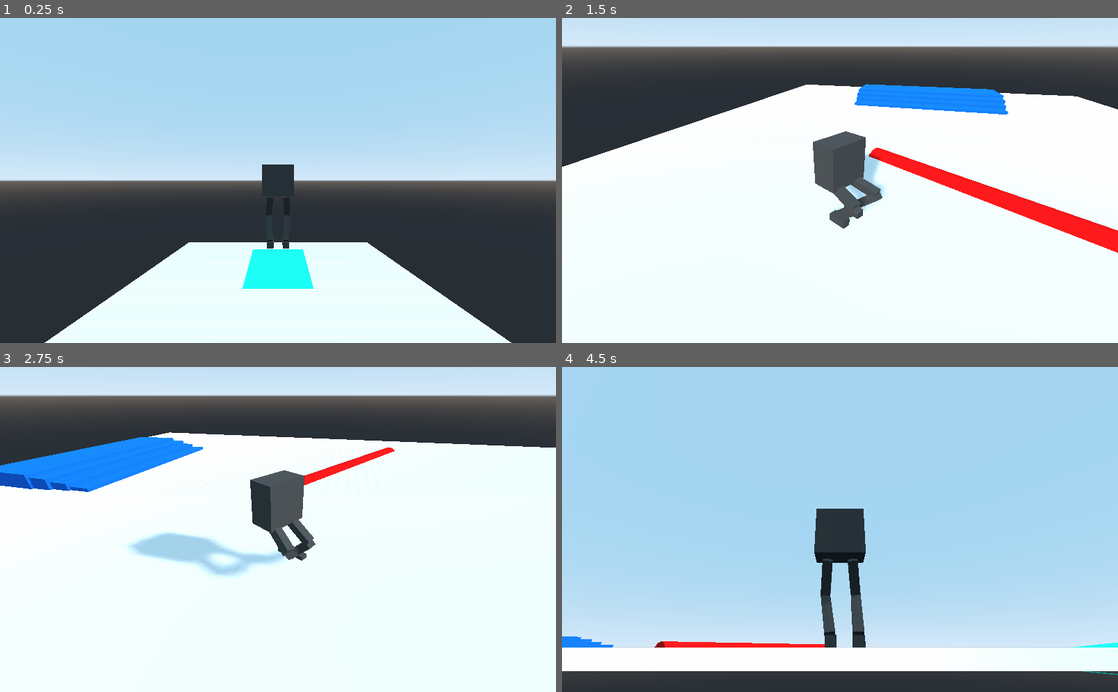
Above: before the commit, frames 1-4 (two rows, left to right).
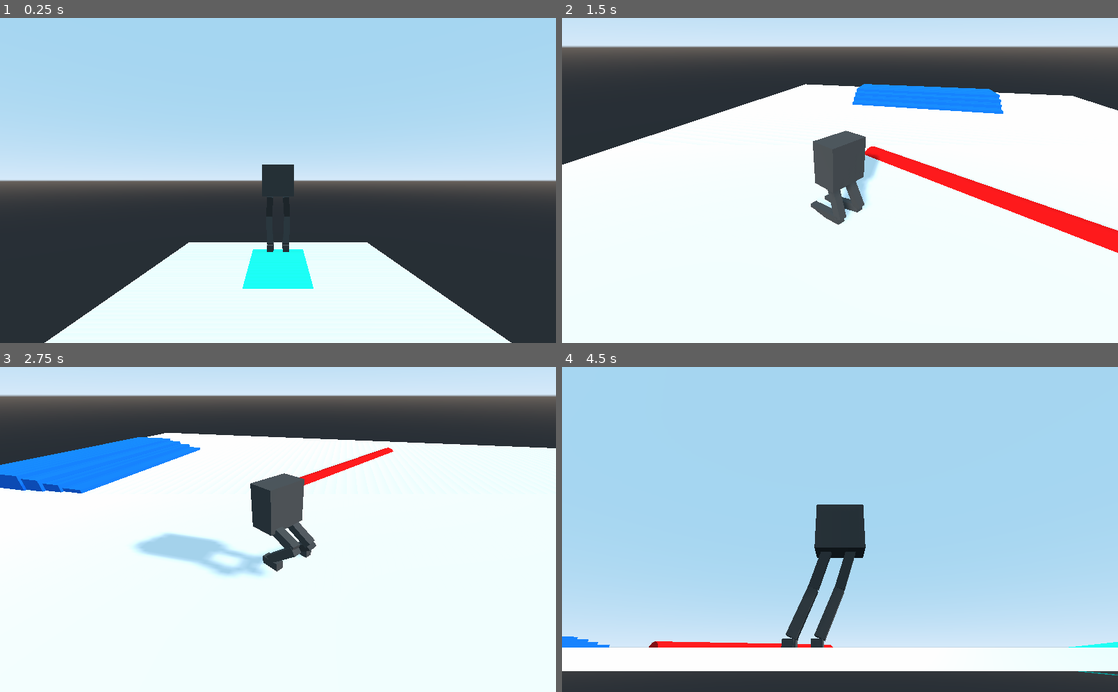
Above: after the commit, the same moments.

Repository: jegor377/ProceduralWalk
Game: Godot game, scene res://world.tscn
Same seed, same stepped clock (60 frames per second), same inputs: the game is played once before the commit and once after it.
Inputs (mouse positions are in pixels of both pictures, inside the frame that each line leads up to):
- Up to frame 1 (0.25 s): no input
- Up to frame 2 (1.5 s): move the mouse to (962, 164) at 0.52 s; hold D (right) 0.53-1.28 s; tap Ctrl (crouch) at 0.6 s; tap Space (jump) at 0.77 s; move the mouse to (728, 196) at 1.27 s; hold S (backward) from 1.28 s (still down); tap C (change_camera) at 1.35 s
- Up to frame 3 (2.75 s): tap Space (jump) at 1.52 s; tap Ctrl (crouch) at 1.55, 2.1 s; move the mouse to (333, 458) at 2.02 s; release S (backward) at 2.03 s; hold D (right) from 2.03 s (still down)
- Up to frame 4 (4.5 s): move the mouse to (812, 594) at 2.77 s; release D (right) at 2.78 s; hold W (forward) 2.78-3.53 s; tap Ctrl (crouch) at 2.85, 3.8, 4.35 s; tap Space (jump) at 3.02, 3.77 s; move the mouse to (1006, 578) at 3.52 s; hold A (left) from 3.53 s (still down); tap C (change_camera) at 3.6 s; move the mouse to (673, 480) at 4.27 s

The runs differ from the first frame. In frame 1, less than 0.1% of the frame differs, in the area x 48-52%, y 55-73%; in frame 2, 1.2%; in frame 3, 1.4%; in frame 4, 2.3%, in the area x 2-100%, y 42-95%.

Commit message:
Made code more readable. - added comments for important variables - added comments for hard to understand part of code - changed method names to be more understandable - removed unnecessary comments from code

Diff:
--- a/player/player.gd
+++ b/player/player.gd
@@ -1,34 +1,55 @@
 extends KinematicCharacter
 
 
+# moving
 export(float) var speed = 10
-export(float) var feet_dist_delta = 0.2
-export(float) var max_left_leg_dist = 0.3
-export(float) var step_time := 0.5
-export(float) var legs_delta := 1.5
-export(float) var step_delta_y := 1.0
-export(NodePath) var spawn_point
+export(float) var speed_change_rate = 15.0
 
 var forward := false
 var backward := false
 var left := false
 var right := false
 
+# animation
+# additional distance from the end of foot's bone to the ground
+# used to make foot be on the ground instead of in the ground.
+export(float) var foot_bone_dist_to_ground = 0
+# maximal distance in which the left leg can move away from proper leg position
+export(float) var max_left_leg_dist = 0.3
+# legs move animation time for both legs
+export(float) var step_anim_time := 0.5
+# additional distance for moving legs a little bit farther in direction of
+# velocity. Allows walk animation to look properly. When human walks he places
+# legs a little bit further in direction of walking.
+export(float) var directional_delta := 1.5
+# the height of lifting foot when animating walk
+export(float) var step_anim_height := 1.0
+# maximum distance between legs in 2D space.
+# it should be calculated but to make it simpler just tweak the value and look
+# if it looks good to you.
+export(float) var max_legs_spread = 3.0
+
 var last_l_leg_pos: Vector3
 var last_r_leg_pos: Vector3
-var dest_l_leg_pos: Vector3
-var dest_r_leg_pos: Vector3
 var l_leg_pos: Vector3
 var r_leg_pos: Vector3
 
 onready var skeleton := $Armature/Skeleton
 
+var is_animating_legs := false
+var legs_anim_timer := 0.0
+
+onready var original_hips_pos := get_hips_pos()
+onready var current_hips_pos := get_hips_pos()
+
+export(float) var crouch_delta = 1
+var is_crouching := false
+
+# raycast
 onready var space_state = get_world().direct_space_state
 export(float) var ray_length = 10
 
-var is_animating_legs := false
-var legs_anims_t := 0.0
-
+# camera
 export(float, 0.1, 1.0) var mouse_sensivitiy = 0.3
 export(float, -90, 0) var min_pitch = -90
 export(float, 0, 90) var max_pitch = 90
@@ -36,20 +57,24 @@
 onready var camera_pivot := $CameraPivot
 onready var camera := $CameraPivot/CameraBoom/Camera
 
-onready var original_hips_pos := get_hips_pos()
-onready var normal_hips_pos := get_hips_pos()
-
-export(float) var crouch_delta = 1
-var is_crouching := false
-
 export(bool) var first_camera = true
 
-#onready var
+# respawn
+export(NodePath) var spawn_point
 
 func _ready():
-	set_prop_local_legs_pos()
+	set_proper_local_legs_pos()
 	$Armature/Skeleton/LeftLeg.start()
 	$Armature/Skeleton/RightLeg.start()
+
+func set_proper_local_legs_pos() -> void:
+	var l_foot_id: int = skeleton.find_bone('Foot.L')
+	var l_foot_rest: Transform = skeleton.get_bone_global_pose(l_foot_id)
+	$PropLeftLegPos.transform.origin = l_foot_rest.origin
+
+	var r_foot_id: int = skeleton.find_bone('Foot.R')
+	var r_foot_rest: Transform = skeleton.get_bone_global_pose(r_foot_id)
+	$PropRightLegPos.transform.origin = r_foot_rest.origin
 
 func get_hips_pos() -> Vector3:
 	var hips_id: int = skeleton.find_bone('Hips')
@@ -62,49 +87,45 @@
 	var hips_rest: Transform = skeleton.get_bone_custom_pose(hips_id)
 	var new_transform = Transform(hips_rest)
 	new_transform.origin = pos
-	#skeleton.set_bone_global_pose_override(hips_id, new_transform, 1.0)
 	skeleton.set_bone_custom_pose(hips_id, new_transform)
 
-func set_prop_local_legs_pos() -> void:
-	var l_foot_id: int = skeleton.find_bone('Foot.L')
-	var l_foot_rest: Transform = skeleton.get_bone_global_pose(l_foot_id)
-	$PropLeftLegPos.transform.origin = l_foot_rest.origin
-
-	var r_foot_id: int = skeleton.find_bone('Foot.R')
-	var r_foot_rest: Transform = skeleton.get_bone_global_pose(r_foot_id)
-	$PropRightLegPos.transform.origin = r_foot_rest.origin
-
-func set_leg_pos_to_prop_pos() -> void:
-	#print($PropLeftLegPos.global_transform.origin, " ", $PropRightLegPos.global_transform.origin)
-	l_leg_pos = $PropLeftLegPosToGround.global_transform.origin + Vector3.UP * feet_dist_delta
-	r_leg_pos = $PropRightLegPosToGround.global_transform.origin + Vector3.UP * feet_dist_delta
+func set_legs_pos_to_prop_legs_pointers_pos() -> void:
+	l_leg_pos = $PropLeftLegPosToGround.global_transform.origin + Vector3.UP * foot_bone_dist_to_ground
+	r_leg_pos = $PropRightLegPosToGround.global_transform.origin + Vector3.UP * foot_bone_dist_to_ground
 
 func _process(delta):
+	handle_respawn()
+	set_global_legs_pos()
+	set_prop_legs_ground_pointers()
+	move_legs(delta)
+	if is_flying():
+		set_legs_pos_to_prop_legs_pointers_pos()
+
+func handle_respawn() -> void:
 	if transform.origin.y < -20:
 		transform.origin = get_node(spawn_point).transform.origin
-	set_global_legs_pos()
-	set_prop_legs_to_ground()
-	move_legs(delta)
-	if not is_on_floor():
-		set_leg_pos_to_prop_pos()
+
+func is_flying() -> bool:
+	return abs(velocity.y) > 1.0
 
 func set_global_legs_pos() -> void:
 	$LeftLegControl.global_transform.origin = l_leg_pos
 	$RightLegControl.global_transform.origin = r_leg_pos
 
-func set_prop_legs_to_ground() -> void:
+func set_prop_legs_ground_pointers() -> void:
 	var legs_pos := get_prop_legs_to_ground()
 	$PropLeftLegPosToGround.global_transform.origin = legs_pos[0]
 	$PropRightLegPosToGround.global_transform.origin = legs_pos[1]
 
 func get_prop_legs_to_ground() -> Array:
-	var l_prop_leg_pos: Vector3 = $PropLeftLegPos.global_transform.origin
-	var r_prop_leg_pos: Vector3 = $PropRightLegPos.global_transform.origin
+	# prop legs pos moved in direction of characters velocity
+	var l_prop_leg_pos: Vector3 = $PropLeftLegPos.global_transform.origin + static_velocity.normalized() * directional_delta
+	var r_prop_leg_pos: Vector3 = $PropRightLegPos.global_transform.origin + static_velocity.normalized() * directional_delta
 
 	var l_leg_ray = space_state.intersect_ray(
-			l_prop_leg_pos + Vector3.UP, l_prop_leg_pos + Vector3.DOWN * ray_length, [self])
+			l_prop_leg_pos + Vector3.UP * ray_length, l_prop_leg_pos + Vector3.DOWN * ray_length, [self])
 	var r_leg_ray = space_state.intersect_ray(
-			r_prop_leg_pos + Vector3.UP, r_prop_leg_pos + Vector3.DOWN * ray_length, [self])
+			r_prop_leg_pos + Vector3.UP * ray_length, r_prop_leg_pos + Vector3.DOWN * ray_length, [self])
 
 
 	return [
@@ -120,27 +141,38 @@
 	return left_leg_pos2d.distance_to(curr_left_leg_pos2d)
 
 func move_legs(delta: float) -> void:
-	if not is_on_floor():
+	# doesn't do anything when player is in air
+	if is_flying():
 		return
-	var last_is_anim_legs := is_animating_legs
+
+	# if left legs is too far and leg animation isn't playing the set up the animation.
 	if get_left_leg_prop_dist() > max_left_leg_dist and not is_animating_legs:
 		last_l_leg_pos = l_leg_pos
 		last_r_leg_pos = r_leg_pos
-		legs_anims_t = 0.0
+		legs_anim_timer = 0.0
 		is_animating_legs = true
+
 	if is_animating_legs:
-		dest_l_leg_pos = $PropLeftLegPosToGround.global_transform.origin + static_velocity.normalized() * legs_delta + Vector3.DOWN * feet_dist_delta
-		dest_r_leg_pos = $PropRightLegPosToGround.global_transform.origin + static_velocity.normalized() * legs_delta + Vector3.DOWN * feet_dist_delta
-		var max_legs_spread: float = 3.0
-		if legs_anims_t / step_time <= 0.5:
-			l_leg_pos = last_l_leg_pos.linear_interpolate(dest_l_leg_pos, legs_anims_t / step_time * 2.0)
-			l_leg_pos = l_leg_pos + Vector3.UP * step_delta_y * sin(PI * legs_anims_t / step_time * 2.0)
-		if legs_anims_t / step_time >= 0.5:
-			r_leg_pos = last_r_leg_pos.linear_interpolate(dest_r_leg_pos, (legs_anims_t / step_time - 0.5) * 2.0)
-			r_leg_pos = r_leg_pos + Vector3.UP * step_delta_y * sin(PI * (legs_anims_t / step_time - 0.5) * 2.0)
-		set_hips_pos(normal_hips_pos + Vector3.DOWN * get_legs_spread() / max_legs_spread * 0.3)
-		legs_anims_t += delta
-		if legs_anims_t >= step_time:
+		var desired_l_leg_pos: Vector3 = $PropLeftLegPosToGround.global_transform.origin + Vector3.DOWN * foot_bone_dist_to_ground
+		var desired_r_leg_pos: Vector3 = $PropRightLegPosToGround.global_transform.origin + Vector3.DOWN * foot_bone_dist_to_ground
+		# half of animation time goes to left leg
+		if legs_anim_timer / step_anim_time <= 0.5:
+			var l_leg_interpolation_v := legs_anim_timer / step_anim_time * 2.0
+			l_leg_pos = last_l_leg_pos.linear_interpolate(desired_l_leg_pos, l_leg_interpolation_v)
+			# moving left leg up
+			l_leg_pos = l_leg_pos + Vector3.UP * step_anim_height * sin(PI * l_leg_interpolation_v)
+		# half of animation time goes to right leg
+		if legs_anim_timer / step_anim_time >= 0.5:
+			var r_leg_interpolation_v := (legs_anim_timer / step_anim_time - 0.5) * 2.0
+			r_leg_pos = last_r_leg_pos.linear_interpolate(desired_r_leg_pos, r_leg_interpolation_v)
+			# moving right leg up
+			r_leg_pos = r_leg_pos + Vector3.UP * step_anim_height * sin(PI * r_leg_interpolation_v)
+		# moving hips up and down depending on ratio of distance between legs and maximum allowed distance
+		set_hips_pos(current_hips_pos + Vector3.DOWN * get_legs_spread() / max_legs_spread * 0.3)
+		# increase timer time
+		legs_anim_timer += delta
+		# if timer time is greater than whole animation time then stop animating
+		if legs_anim_timer >= step_anim_time:
 			is_animating_legs = false
 
 func get_legs_spread() -> float:
@@ -156,7 +188,10 @@
 		dir += transform.basis.x
 	if right:
 		dir -= transform.basis.x
-	static_velocity = dir * speed
+	# grows static_velocity to desired speed every frame
+	static_velocity = static_velocity.linear_interpolate(dir * speed, speed_change_rate * delta)
+	if static_velocity.length() < min_velocity:
+		static_velocity = Vector3.ZERO
 
 
 func _input(event):
@@ -189,8 +224,8 @@
 	if event.is_action_released("crouch"):
 		is_crouching = not is_crouching
 		if is_crouching:
-			normal_hips_pos = original_hips_pos + Vector3.DOWN * crouch_delta
-			set_hips_pos(normal_hips_pos)
+			current_hips_pos = original_hips_pos + Vector3.DOWN * crouch_delta
+			set_hips_pos(current_hips_pos)
 		else:
-			normal_hips_pos = original_hips_pos
-			set_hips_pos(normal_hips_pos)
+			current_hips_pos = original_hips_pos
+			set_hips_pos(current_hips_pos)
--- a/world.tscn
+++ b/world.tscn
@@ -2,15 +2,15 @@
 
 [ext_resource path="res://player/player.tscn" type="PackedScene" id=1]
 
-[sub_resource type="SpatialMaterial" id=4]
+[sub_resource type="SpatialMaterial" id=1]
+
+[sub_resource type="SpatialMaterial" id=2]
+albedo_color = Color( 0, 1, 0.882353, 1 )
 
 [sub_resource type="SpatialMaterial" id=3]
-albedo_color = Color( 0, 1, 0.882353, 1 )
-
-[sub_resource type="SpatialMaterial" id=5]
 albedo_color = Color( 1, 0, 0, 1 )
 
-[sub_resource type="SpatialMaterial" id=6]
+[sub_resource type="SpatialMaterial" id=4]
 albedo_color = Color( 0, 0.462745, 1, 1 )
 
 [node name="World" type="Spatial"]
Not shown: 1 places in world.tscn that only renumber resources
